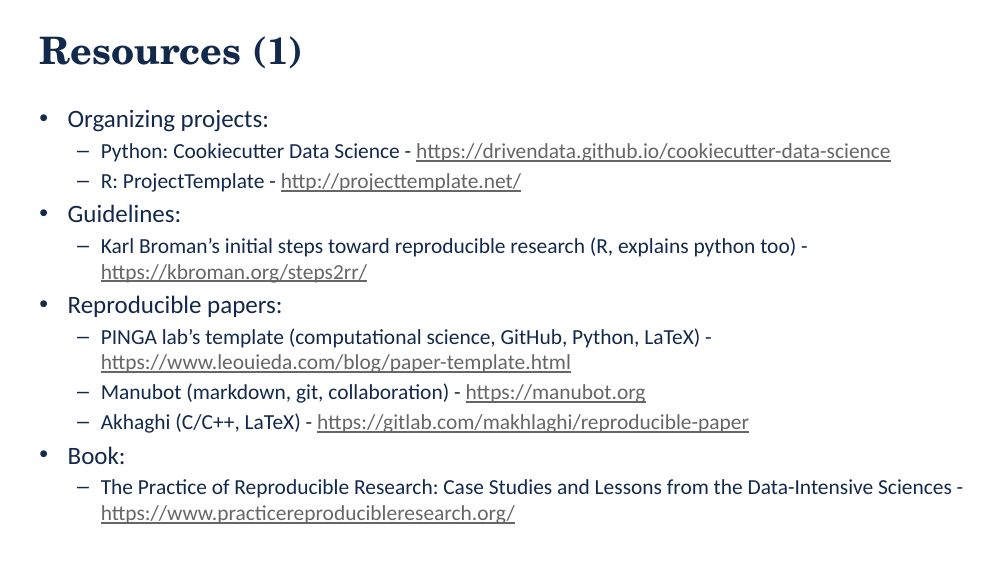
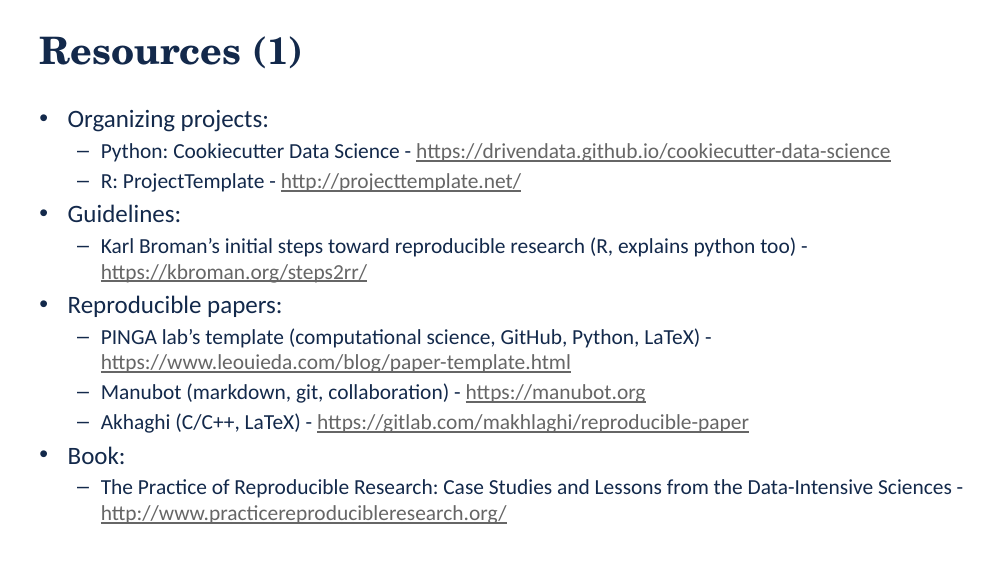
Before and after one commit to danielskatz/repro-fdtd1d, a slide deck: slide 30 of Computational_Reproducibility.pptx. Drawn at 1008x567 pixels with LibreOffice and Linux fonts; fonts in the diff are those of the drawing; background and template pictures are left out. Boxes give left, top, right and bottom in pixels: in the first picture for what was removed or moved away, otherwise in the second. Text is boxed around its words. In the diff, an @@ line names an element or a change of style, - is before the commit and + after.

```diff
--- a/Computational_Reproducibility.pptx
+++ b/Computational_Reproducibility.pptx
@@ text at [101, 479, 952, 524]: text changed @@
-  – The Practice of Reproducible Research: Case Studies and Lessons from the Data-Intensive Sciences - https://www.practicereproducibleresearch.org/
+  – The Practice of Reproducible Research: Case Studies and Lessons from the Data-Intensive Sciences - http://www.practicereproducibleresearch.org/
```
Also in this commit, not shown: 9 other slides changed, 1 other file.
